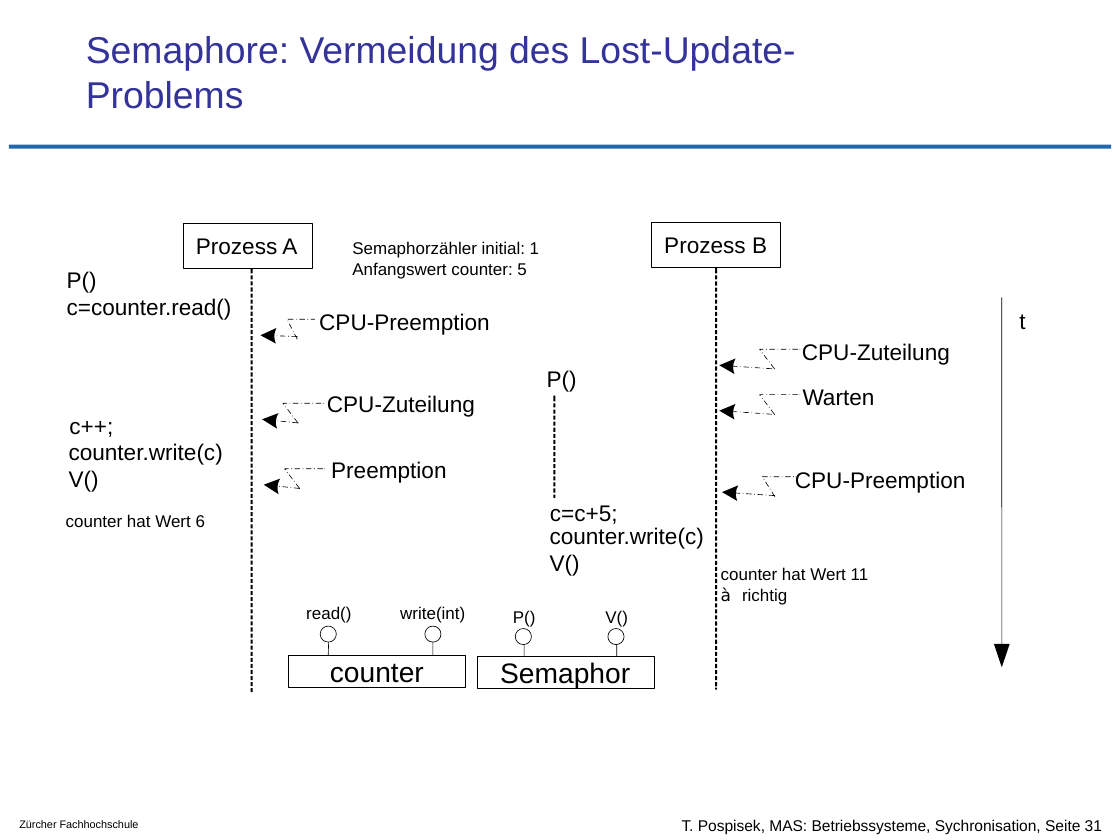
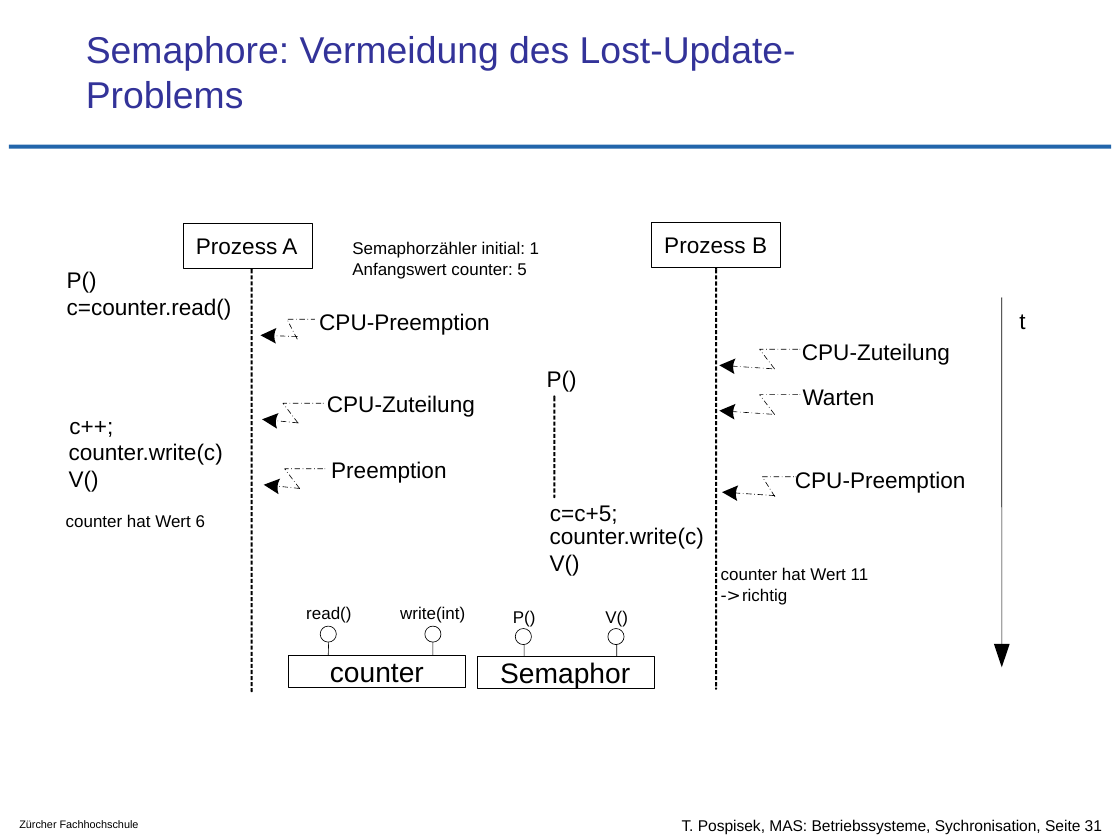
Before and after one commit to tpo/betriebssysteme, a slide deck: slide 31 of 07_Koordination_und_Synchronisation_Sperren_und_Semaphore.odp. Drawn at 1120x840 pixels with LibreOffice and Linux fonts; fonts in the diff are those of the drawing; background and template pictures are left out. Boxes give left, top, right and bottom in pixels: in the first picture for what was removed or moved away, otherwise in the second. Text is boxed around its words. In the diff, an @@ line names an element or a change of style, - is before the commit and + after.

```diff
--- a/07_Koordination_und_Synchronisation_Sperren_und_Semaphore.odp
+++ b/07_Koordination_und_Synchronisation_Sperren_und_Semaphore.odp
@@ text at [721, 587, 731, 602]: text changed @@
-à
+->
```
Also in this commit, not shown: 1 other slide changed, 1 other file.
